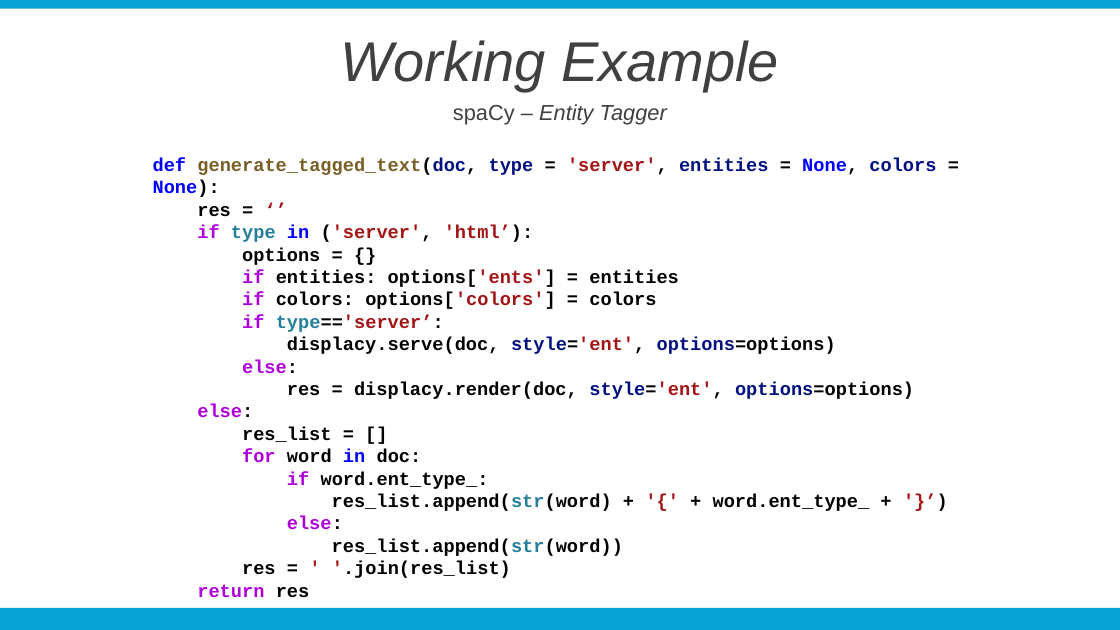
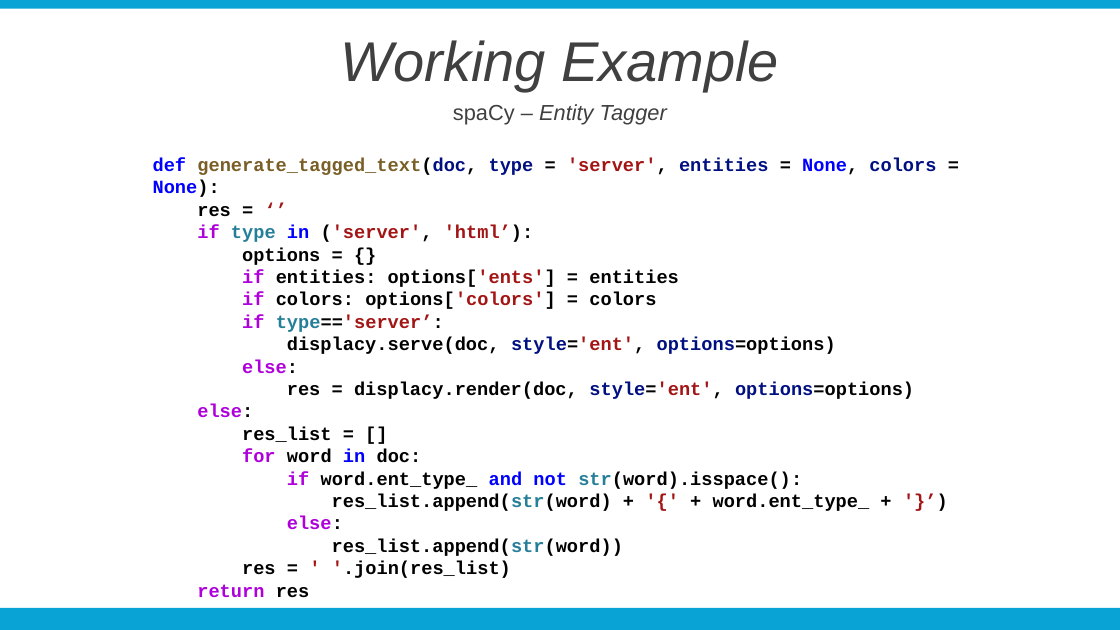
Before and after one commit to barreira/spln-1819, a slide deck: slide 11 of tp2/presentation/slides.pptx. Drawn at 1120x630 pixels with LibreOffice and Linux fonts; fonts in the diff are those of the drawing. Boxes give left, top, right and bottom in pixels: in the first picture for what was removed or moved away, otherwise in the second. Text is boxed around its words. In the diff, an @@ line names an element or a change of style, - is before the commit and + after.

Commit message:
[TP2] Correção slides

```diff
--- a/tp2/presentation/slides.pptx
+++ b/tp2/presentation/slides.pptx
@@ text at box(287, 472, 802, 489): text changed @@
-if word.ent_type_:
+if word.ent_type_ and not str(word).isspace():
```
